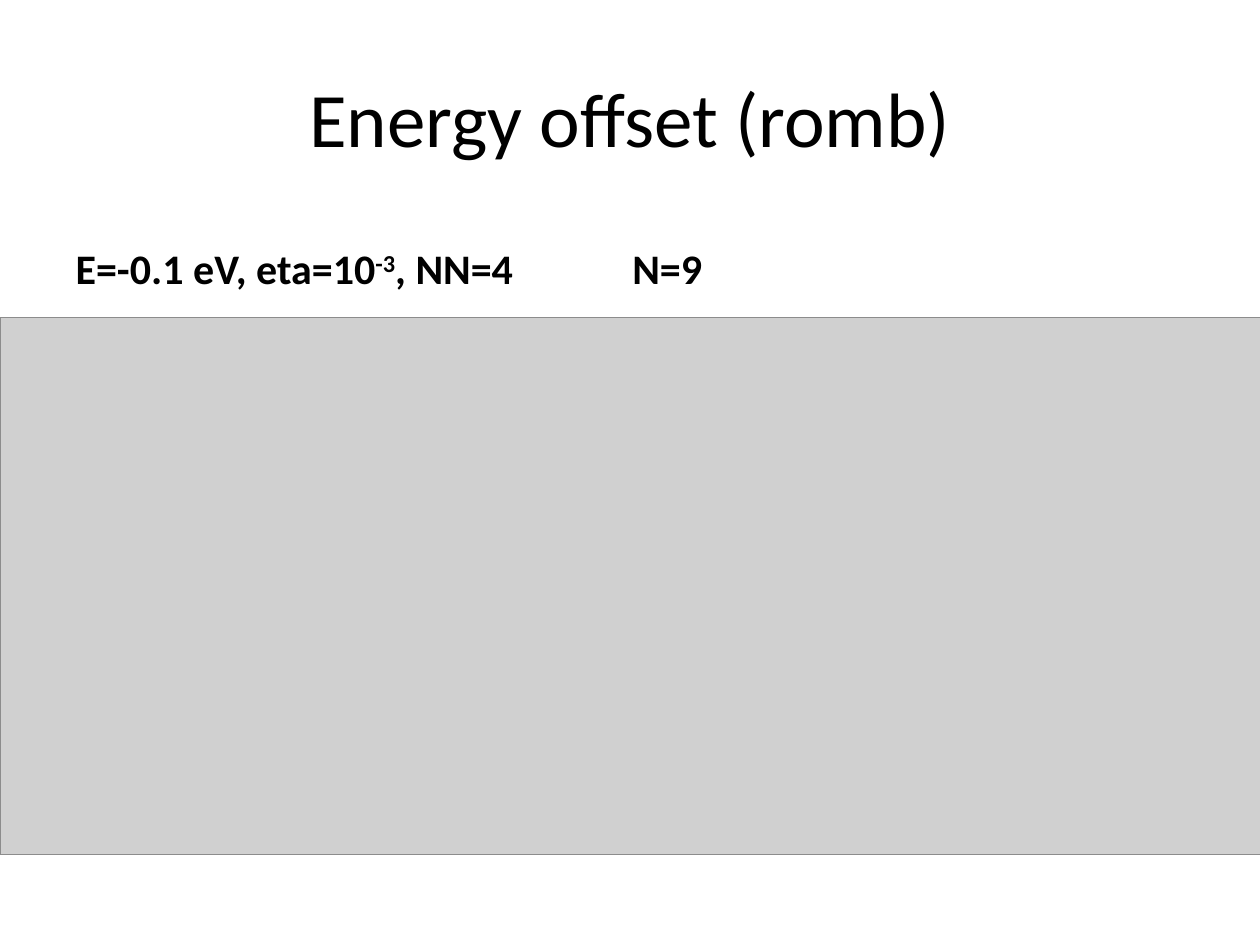
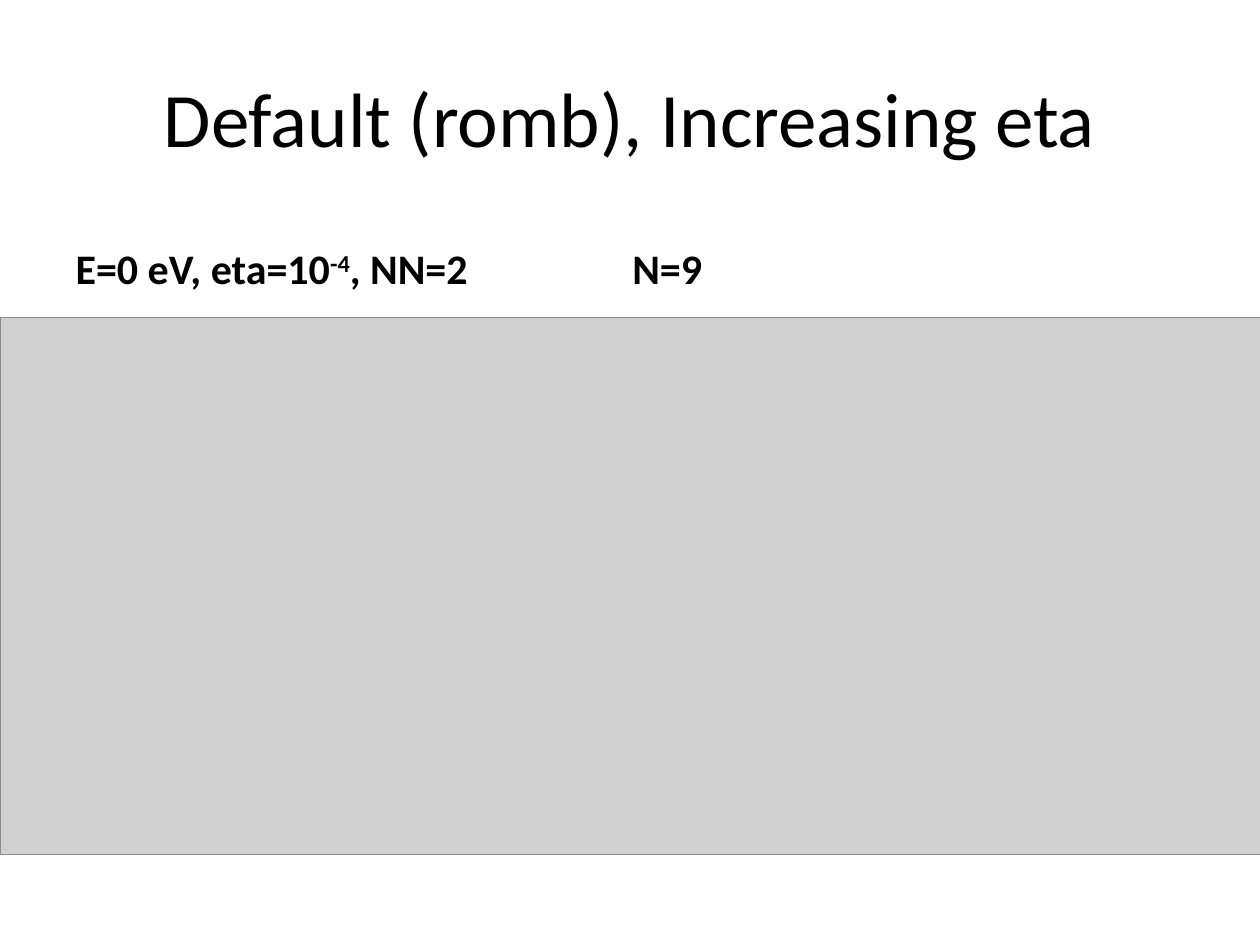
Before and after one commit to BastianValhoj/QTM-ML, a slide deck: slide 6 of meeting_notes/presentation.pptx (slide 8 before the commit). Drawn at 1260x945 pixels with LibreOffice and Linux fonts; fonts in the diff are those of the drawing; grey boxes stand for pictures. Boxes give left, top, right and bottom in pixels: in the first picture for what was removed or moved away, otherwise in the second. Text is boxed around its words. In the diff, an @@ line names an element or a change of style, - is before the commit and + after.

```diff
--- a/meeting_notes/presentation.pptx
+++ b/meeting_notes/presentation.pptx
@@ title at box(164, 91, 1095, 161): text changed @@
-Energy offset (romb)
+Default (romb), Increasing eta
@@ text at box(76, 256, 467, 290): text changed @@
-E=-0.1 eV, eta=10-3, NN=4
+E=0 eV, eta=10-4, NN=2
```
Also in this commit, not shown: 22 other slides changed, 7 slides added, 2 slides removed.
